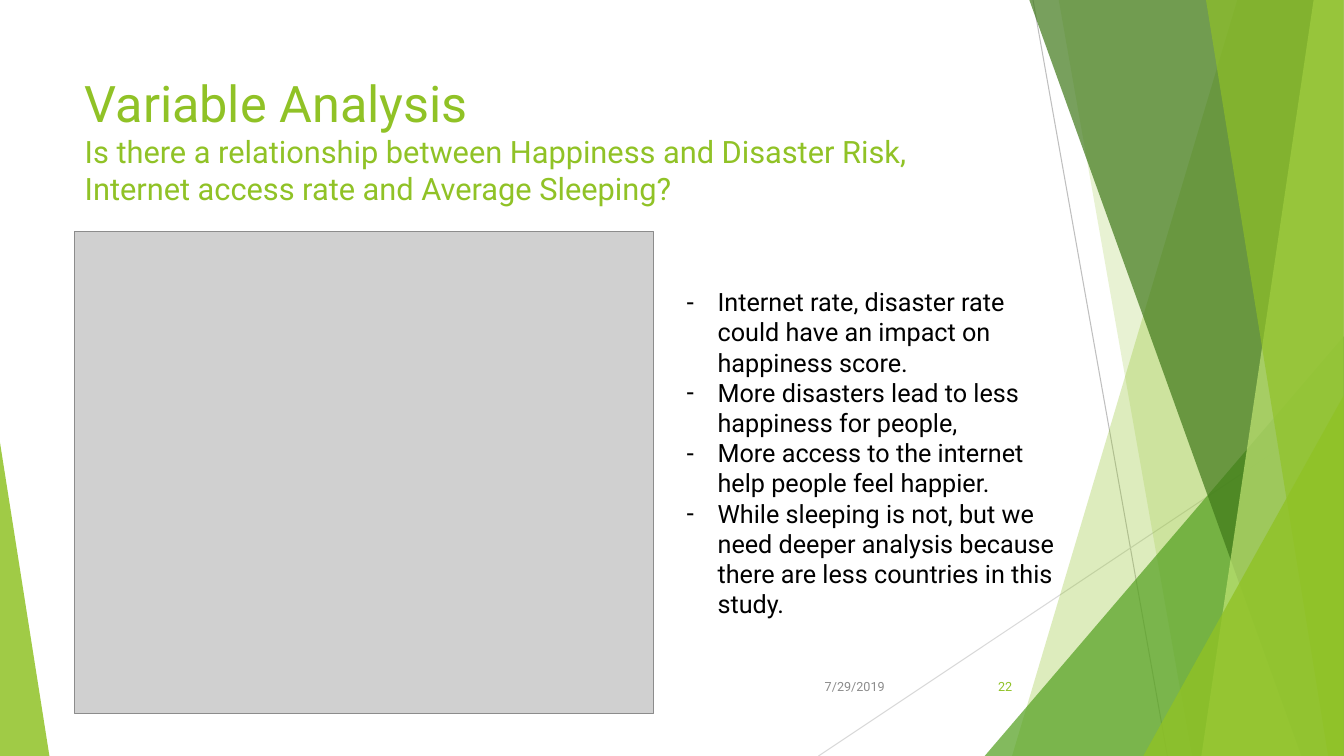
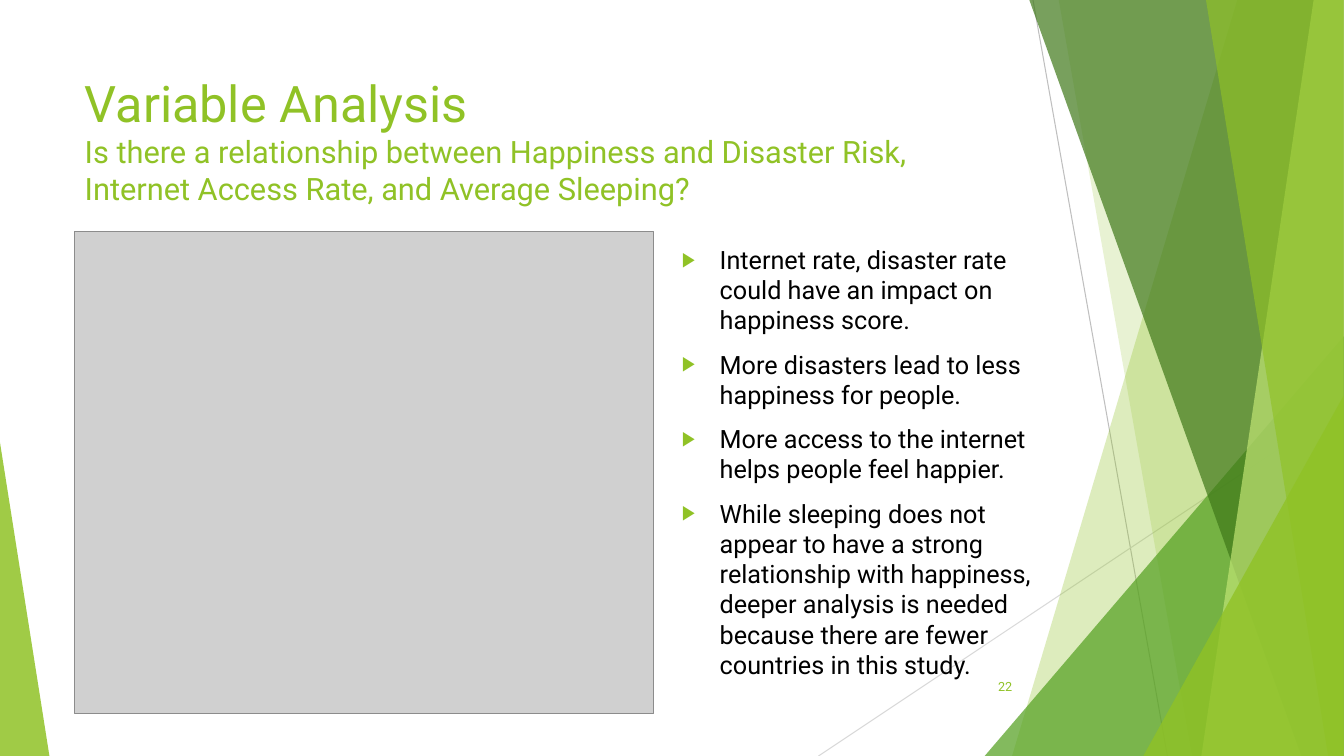
Before and after one commit to Kika000/Project-1, a slide deck: slide 22 of What Makes the World Happy.pptx. Drawn at 1344x756 pixels with LibreOffice and Linux fonts; fonts in the diff are those of the drawing; grey boxes stand for pictures. Boxes give left, top, right and bottom in pixels: in the first picture for what was removed or moved away, otherwise in the second. Text is boxed around its words. In the diff, an @@ line names an element or a change of style, - is before the commit and + after.

Commit message:
presentation editing

```diff
--- a/What Makes the World Happy.pptx
+++ b/What Makes the World Happy.pptx
@@ title at (85,84,906,207): text changed @@
-Variable Analysis
-Is there a relationship between Happiness and Disaster Risk, Internet access rate and Average Sleeping?
+Variable Analysis
+Is there a relationship between Happiness and Disaster Risk, Internet Access Rate, and Average Sleeping?
@@ text "Internet rate, disaster rate could ...": place and size @@
-text "Internet rate, disaster rate could ..." at (718,292,1054,619)
+text "Internet rate, disaster rate could ..." at (720,250,1031,680)
@@ text at (720,250,1006,334): bullet - to ▶; more space between paragraphs @@
@@ text at (720,355,1031,680): text changed @@
-– More disasters lead to less happiness for people,
-– More access to the internet help people feel happier.
-– While sleeping is not, but we need deeper analysis because there are less countries in this study.
+▶ More disasters lead to less happiness for people.
+▶ More access to the internet helps people feel happier.
+▶ While sleeping does not appear to have a strong relationship with happiness, deeper analysis is needed because there are fewer countries in this study.
@@ text removed at (825,682,885,692) @@
-7/29/2019
```
Also in this commit, not shown: 25 other slides changed, 11 other files.
